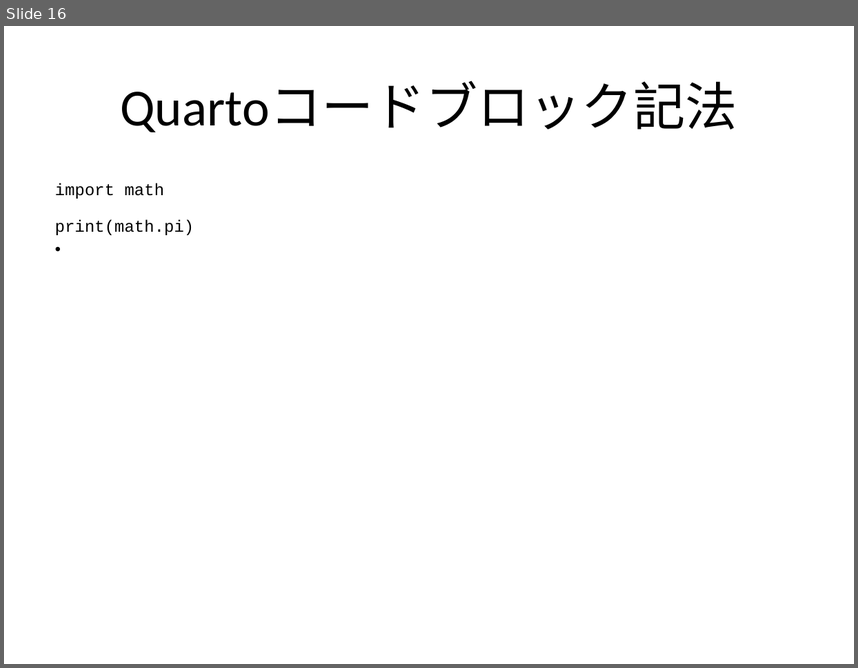
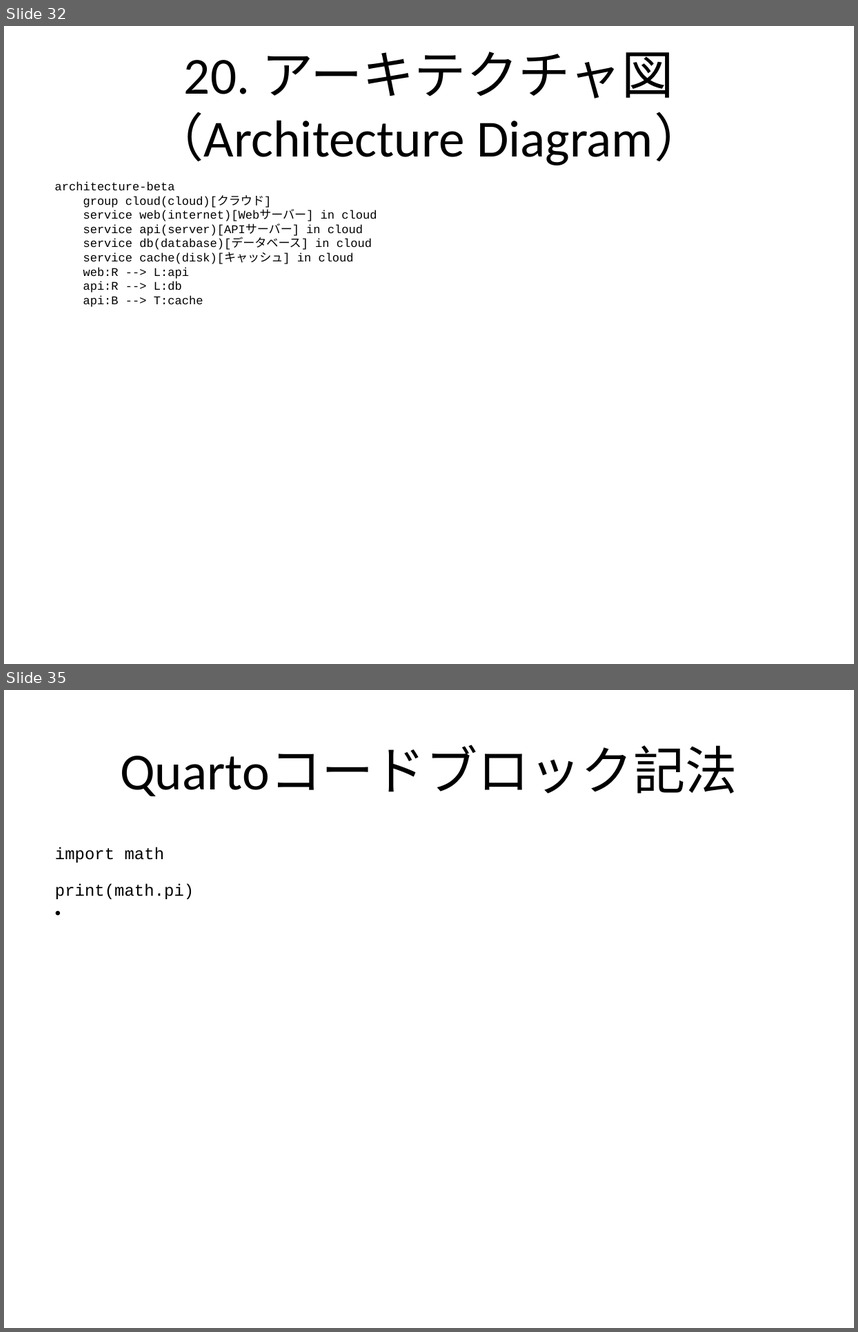
Before and after one commit to notfolder/qmd_to_pptx, a slide deck: demo_full.pptx. Shown one above the other, each under a label of ours: slide 16 before the commit, slides 32 and 35 after it; the slides between them are not shown. The pictures are 858x668 and 858x1332 pixels, drawn with LibreOffice and Linux fonts; fonts in the diff are those of the drawing. Boxes give left, top, right and bottom in pixels: in the first picture for what was removed or moved away, otherwise in the second. Text is boxed around its words. In the diff, an @@ line names an element or a change of style, - is before the commit and + after.

```diff
--- a/demo_full.pptx
+++ b/demo_full.pptx
@@ slide 32 added at [4,26,854,664], background #FFFFFF @@
@@ title added at [152,52,706,165], 44 pt, text #000000 @@
+20. アーキテクチャ図（Architecture Diagram）
@@ text added at [55,181,377,307], 10 pt, text #000000 @@
+architecture-beta
+group cloud(cloud)[クラウド]
+service web(internet)[Webサーバー] in cloud
+service api(server)[APIサーバー] in cloud
+service db(database)[データベース] in cloud
+service cache(disk)[キャッシュ] in cloud
+web:R --> L:api
+api:R --> L:db
+api:B --> T:cache
@@ what was slide 16 is now slide 35 @@
```
Also in this commit, not shown: 3 slides changed, 19 other slides added, 1 slide removed, 1 other file.
